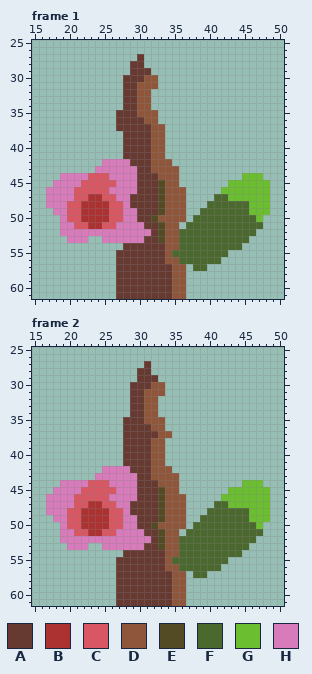
Pixel-art file: assets/branch.aseprite. That is the earlier state.
62x62 pixels, 4 frames. Shown: frame 1: x 15..50, y 25..61; frame 2: x 15..50, y 25..61. The commit also changed other frames, which this record leaves out.
Palette (. is transparent): A #663931  B #ac3232  C #d95763  D #8f563b  E #524b24  F #4b692f  G #6abe30  H #d77bba
Pixels before, frame 1, first column x 17:
27 .............A..................
28 ............AA..................
29 ............AAA.................
30 ...........AAADD................
31 ...........AADDD................
32 ...........AADD.................
33 ...........AADD.................
34 ...........AADD.................
35 ..........AAADDD................
36 ..........AAAADD................
37 ..........AAAAADD...............
38 ...........AAAADD...............
39 ...........AAAADD...............
40 ...........AAAADD...............
41 ...........AAAADD...............
42 ........HHHHAAADDD..............
43 .......HHHHHHAADDDD.............
44 ..HHHHCCCHHHHAAADDD.........GGG.
45 .HHHHCCCCCHHHAAAEDD.......GGGGGG
46 HHHHCCCCCHHHHAAAEDDD.....GGGGGGG
47 HHHHCCBBCCHHAAAAEDDD....FFGGGGGG
48 HHHCCBBBBCCHAAAAEDDD...FFFFFFGGG
49 .HHCCBBBBCCHHAAAEDDD..FFFFFFFGGG
50 ..HCCBBBBCCHHAAEDDDD.FFFFFFFFFG.
51 ..HHCCBBCCHHHHAAEDD.FFFFFFFFFFF.
52 ..HHHHHHHHHHHHHAEDDFFFFFFFFFFF..
53 ...HHH..HHHHHHAAEDDFFFFFFFFFF...
54 ...........AAAAAADDFFFFFFFFF....
55 ..........AAAAAAADFFFFFFFF......
56 ..........AAAAAAADDFFFFFF.......
57 ..........AAAAAAAADD.FF.........
58 ..........AAAAAAAADD............
59 ..........AAAAAAAADD............
60 ..........AAAAAAAADD............
61 ..........AAAAAAAADD............
Pixels before, frame 2, first column x 17:
27 ..............A.................
28 .............AA.................
29 .............AAA................
30 ............AAADD...............
31 ............AADDD...............
32 ............AADD................
33 ............AADD................
34 ............AADD................
35 ...........AAADDD...............
36 ...........AAAADD...............
37 ...........AAAAADD..............
38 ...........AAAADD...............
39 ...........AAAADD...............
40 ...........AAAADD...............
41 ...........AAAADD...............
42 ........HHHHAAADDD..............
43 .......HHHHHHAADDDD.............
44 ..HHHHCCCHHHHAAADDD.........GGG.
45 .HHHHCCCCCHHHAAAEDD.......GGGGGG
46 HHHHCCCCCHHHHAAAEDDD.....GGGGGGG
47 HHHHCCBBCCHHAAAAEDDD....FFGGGGGG
48 HHHCCBBBBCCHAAAAEDDD...FFFFFFGGG
49 .HHCCBBBBCCHHAAAEDDD..FFFFFFFGGG
50 ..HCCBBBBCCHHAAEDDDD.FFFFFFFFFG.
51 ..HHCCBBCCHHHHAAEDD.FFFFFFFFFFF.
52 ..HHHHHHHHHHHHHAEDDFFFFFFFFFFF..
53 ...HHH..HHHHHHAAEDDFFFFFFFFFF...
54 ...........AAAAAADDFFFFFFFFF....
55 ..........AAAAAAADFFFFFFFF......
56 ..........AAAAAAADDFFFFFF.......
57 ..........AAAAAAAADD.FF.........
58 ..........AAAAAAAADD............
59 ..........AAAAAAAADD............
60 ..........AAAAAAAADD............
61 ..........AAAAAAAADD............
After the commit:
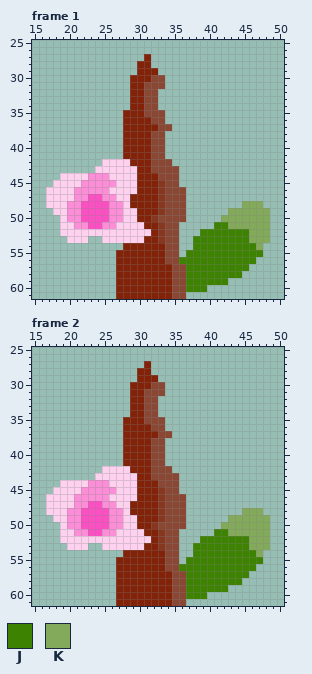
Colours new in this view: J #3e8201  K #83a95b
Diff:
colour A: #663931 -> #822208
colour B: #ac3232 -> #fb50c2
colour C: #d95763 -> #fb8ed6
colour D: #8f563b -> #8a4734
colour E: #524b24 -> #873720
colour H: #d77bba -> #fed1ef
Frame 1:
y 27: x 30..31 A. -> .A
y 28: x 29 A -> .; x 31 . -> A
y 29: x 29 A -> .; x 32 . -> A
y 30: x 28 A -> .; x 31 D -> A; x 33 . -> D
y 31: x 28 A -> .; x 30 D -> A; x 33 . -> D
y 32..34: x 28 A -> .; x 30 D -> A; x 32 . -> D
y 35: x 27 A -> .; x 30 D -> A; x 33 . -> D
y 36: x 27 A -> .; x 31 D -> A; x 33 . -> D
y 37: x 27 A -> .; x 32 D -> A; x 34 . -> D
y 44: x 45..47 GGG -> ...
y 45: x 43..48 GGGGGG -> ......
y 46: x 42..48 GGGGGGG -> .......
y 47: x 41..48 FFGGGGGG -> ........
y 48: x 40..48 FFFFFFGGG -> .....KKK.
y 49: x 39..48 FFFFFFFGGG -> ....KKKKKK
y 50: x 38..48 FFFFFFFFFG. -> ....KKKKKKK
y 51: x 37..48 FFFFFFFFFFF. -> ....JJKKKKKK
y 52: x 36..48 FFFFFFFFFFF.. -> ...JJJJJJJKKK
y 53: x 36..48 FFFFFFFFFF... -> ..JJJJJJJJKKK
y 54: x 36..47 FFFFFFFFF... -> ..JJJJJJJJJK
y 55: x 35..47 FFFFFFFF..... -> D.JJJJJJJJJJJ
y 56: x 36..46 FFFFFF..... -> JJJJJJJJJJJ
y 57: x 37..45 .FF...... -> JJJJJJJJJ
y 58: x 37..44 ........ -> JJJJJJJJ
y 59: x 37..42 ...... -> JJJJJJ
y 60: x 37..39 ... -> JJJ
Frame 2:
y 44: x 45..47 GGG -> ...
y 45: x 43..48 GGGGGG -> ......
y 46: x 42..48 GGGGGGG -> .......
y 47: x 41..48 FFGGGGGG -> ........
y 48: x 40..48 FFFFFFGGG -> .....KKK.
y 49: x 39..48 FFFFFFFGGG -> ....KKKKKK
y 50: x 38..48 FFFFFFFFFG. -> ....KKKKKKK
y 51: x 37..48 FFFFFFFFFFF. -> ....JJKKKKKK
y 52: x 36..48 FFFFFFFFFFF.. -> ...JJJJJJJKKK
y 53: x 36..48 FFFFFFFFFF... -> ..JJJJJJJJKKK
y 54: x 36..47 FFFFFFFFF... -> ..JJJJJJJJJK
y 55: x 35..47 FFFFFFFF..... -> D.JJJJJJJJJJJ
y 56: x 36..46 FFFFFF..... -> JJJJJJJJJJJ
y 57: x 37..45 .FF...... -> JJJJJJJJJ
y 58: x 37..44 ........ -> JJJJJJJJ
y 59: x 37..42 ...... -> JJJJJJ
y 60: x 37..39 ... -> JJJ
Pixel boxes of the changes (left, top, right, bottom) in both pictures:
changed: (46, 54, 270, 299)
changed: (46, 361, 270, 606)
